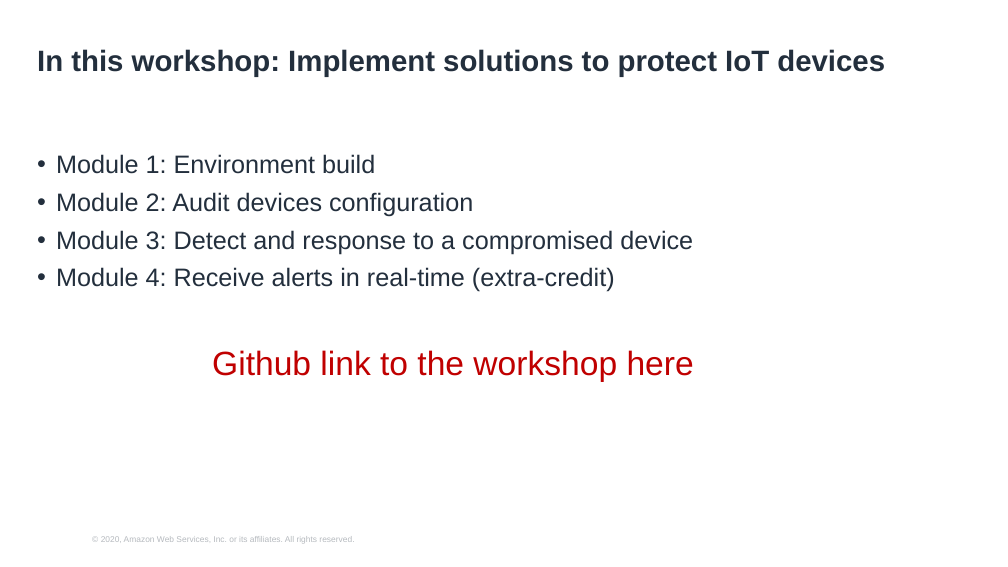
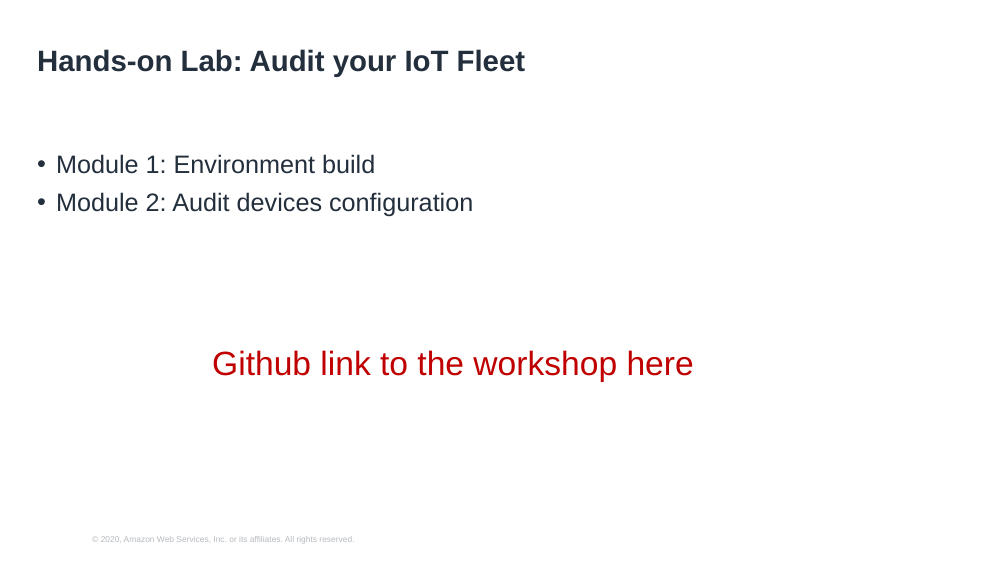
Before and after one commit to hongpham/Workshop-Protect-your-IoT-fleet, a slide deck: slide 15 of Protect your IoT fleet presentation.pptx (slide 8 before the commit). Drawn at 1008x567 pixels with LibreOffice and Linux fonts; fonts in the diff are those of the drawing; background and template pictures are left out. Boxes give left, top, right and bottom in pixels: in the first picture for what was removed or moved away, otherwise in the second. Text is boxed around its words. In the diff, an @@ line names an element or a change of style, - is before the commit and + after.

```diff
--- a/Protect your IoT fleet presentation.pptx
+++ b/Protect your IoT fleet presentation.pptx
@@ title at [37, 49, 526, 77]: text changed @@
-In this workshop: Implement solutions to protect IoT devices
+Hands-on Lab: Audit your IoT Fleet
@@ text at [56, 230, 693, 292]: paragraphs removed @@
-• Module 3: Detect and response to a compromised device
-• Module 4: Receive alerts in real-time (extra-credit)
```
Also in this commit, not shown: 4 other slides changed, 8 slides added, 5 slides removed, 7 other files.
